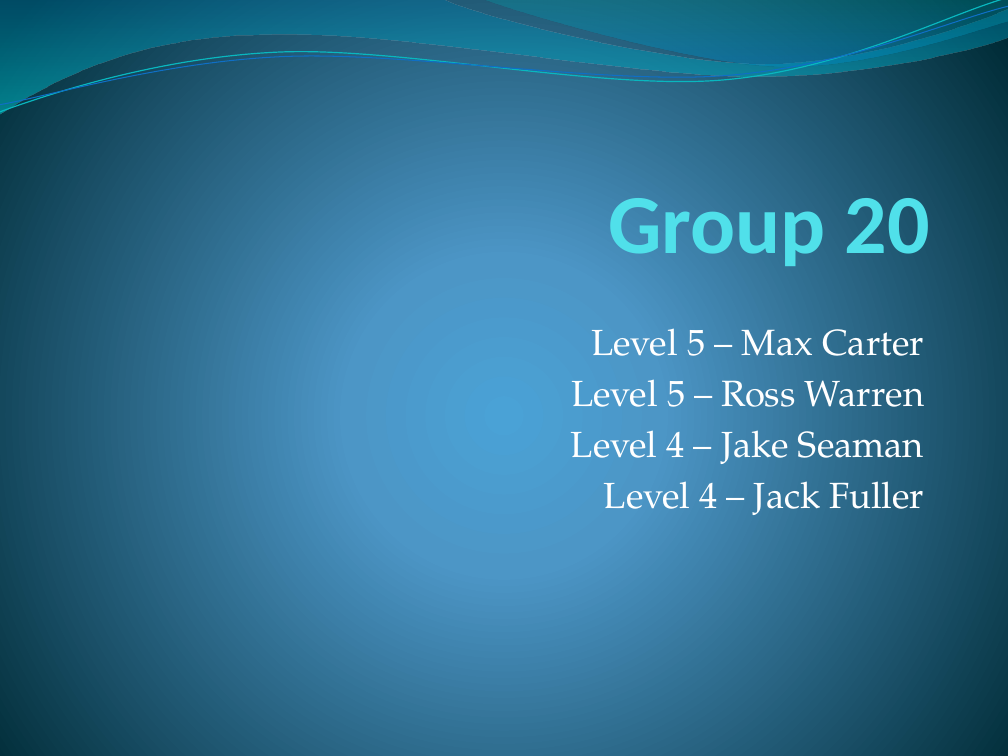
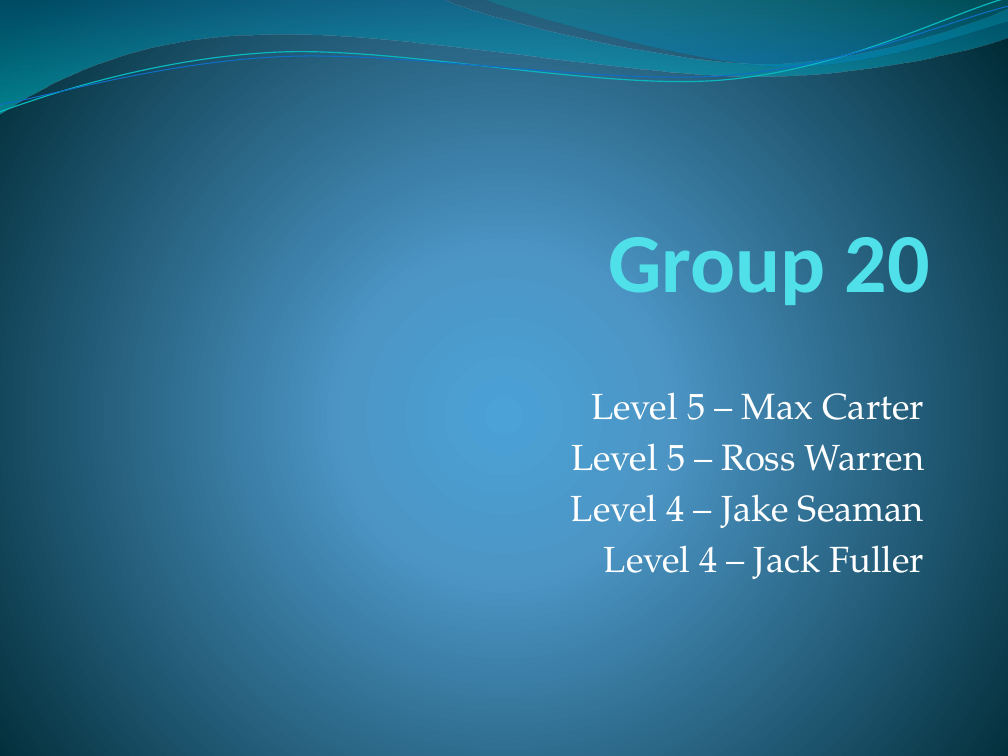
Before and after one commit to UoSGamesGroups/second-semester-s2-group-20, a slide deck: slide 1 of Presentations/Pitch 1 Presentation.pptx. Drawn at 1008x756 pixels with LibreOffice and Linux fonts; fonts in the diff are those of the drawing. Boxes give left, top, right and bottom in pixels: in the first picture for what was removed or moved away, otherwise in the second. Text is boxed around its words. In the diff, an @@ line names an element or a change of style, - is before the commit and + after.

```diff
--- a/Presentations/Pitch 1 Presentation.pptx
+++ b/Presentations/Pitch 1 Presentation.pptx
@@ title "Group 20": place and size @@
-title "Group 20" at box(608, 183, 930, 266)
+title "Group 20" at box(608, 223, 930, 305)
@@ subtitle "Level 5 – Max Carter": place and size @@
-subtitle "Level 5 – Max Carter" at box(571, 328, 924, 515)
+subtitle "Level 5 – Max Carter" at box(571, 392, 924, 579)
```
Also in this commit, not shown: 5 other slides changed, 5 slides added, 5 slides removed.
